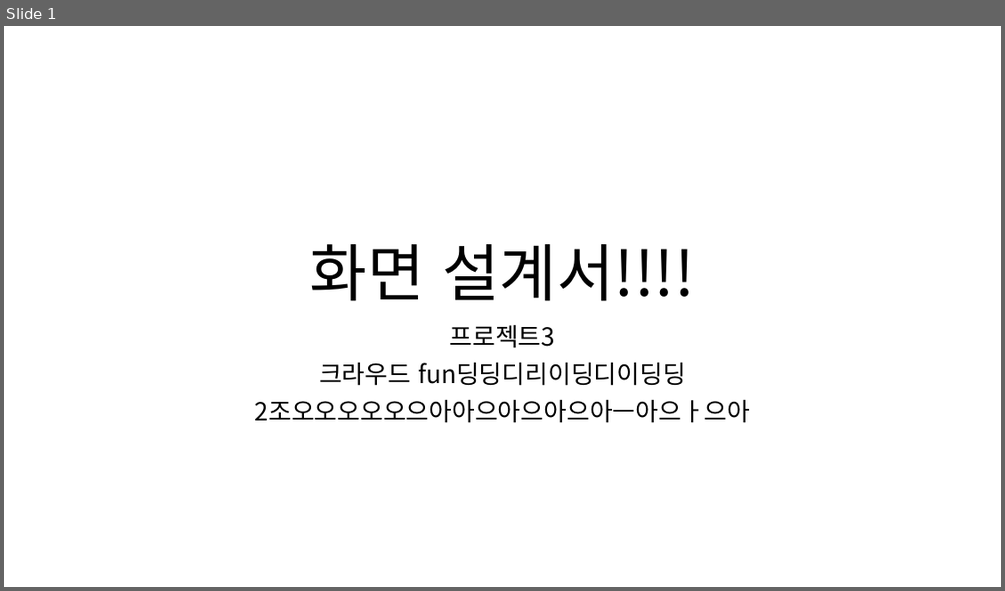
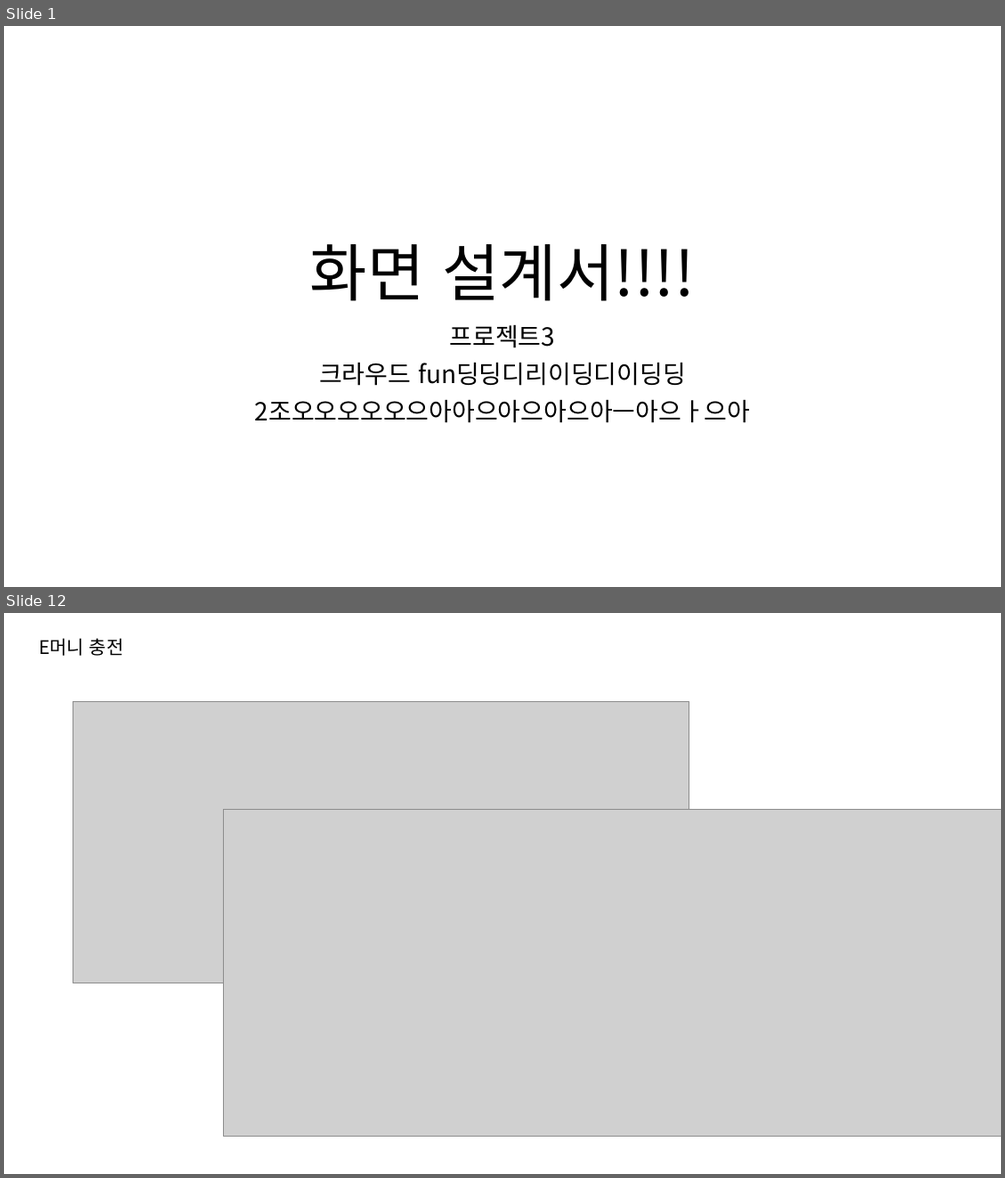
Before and after one commit to ezenteam2/RentalEquip, a slide deck: 0 발표용 파워포인트/0320 3차발표/0320 project04 - 파워포인트 - 기범.pptx. Shown one above the other, each under a label of ours: slide 1 before the commit, slides 1 and 12 after it; the slides between them are not shown. The pictures are 1005x591 and 1005x1178 pixels, drawn with LibreOffice and Linux fonts; fonts in the diff are those of the drawing; grey boxes stand for pictures. Boxes give left, top, right and bottom in pixels: in the first picture for what was removed or moved away, otherwise in the second. Text is boxed around its words. In the diff, an @@ line names an element or a change of style, - is before the commit and + after.

```diff
--- a/0 발표용 파워포인트/0320 3차발표/0320 project04 - 파워포인트 - 기범.pptx
+++ b/0 발표용 파워포인트/0320 3차발표/0320 project04 - 파워포인트 - 기범.pptx
@@ slide 12 added at (4,613,1001,1174), background #FFFFFF @@
@@ text added at (39,638,124,656), 18 pt, text #000000 @@
+E머니 충전
@@ picture added at (73,702,689,983) @@
@@ picture added at (224,810,1001,1135) @@
```
Also in this commit, not shown: 13 other slides added, 20 other files.
